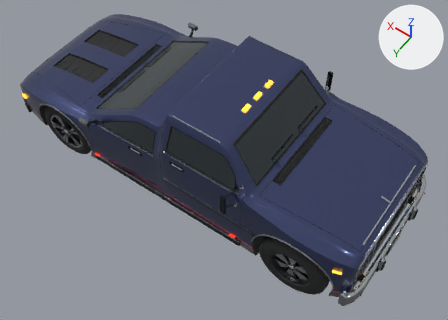
Before and after pictures for a commit that changed the glTF model godot/assets/vehicles/models/nightshift/nightshift_blueprint.glb.
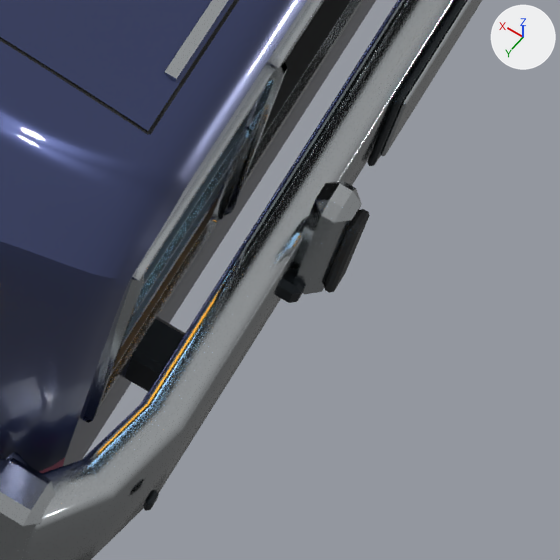
The first picture shows the older version from a camera (50 mm lens) standing at (-3.01, 4.01, 6.46) and looking at (-0.3, 0.21, 0.49). The close-ups show the older and then the newer version on the part from 77% to 91% of the width and 74% to 94% of the height of that picture. Only the edits that show in the close-ups are written down. The lights are fixed; the arrows at upper right show +X, +Y and +Z. Where no turn or scale is listed for an object, it has been applied to the vertices. Vertices at exactly the same position are counted once.

Before the edit, the objects in view are built like this:
```python
ob_body_nightshiftshell_001 = bpy.data.objects.new('Body_NightshiftShell.001', me_body_nightshiftshell_mesh_002)
ob_body_nightshiftshell_001.location = (0.0, 0.0, 0.0)
ob_detail_brushedmetal = bpy.data.objects.new('Detail_BrushedMetal', me_detail_brushedmetal_mesh)
ob_detail_brushedmetal.location = (0.0, 0.0, 0.0)
ob_detail_gunmetal = bpy.data.objects.new('Detail_Gunmetal', me_detail_gunmetal_mesh)
ob_detail_gunmetal.location = (-2.405, -0.62, 0.43)
ob_detail_rubber = bpy.data.objects.new('Detail_Rubber', me_detail_rubber_mesh)
ob_detail_rubber.location = (-2.537, -0.4, 0.52)
```
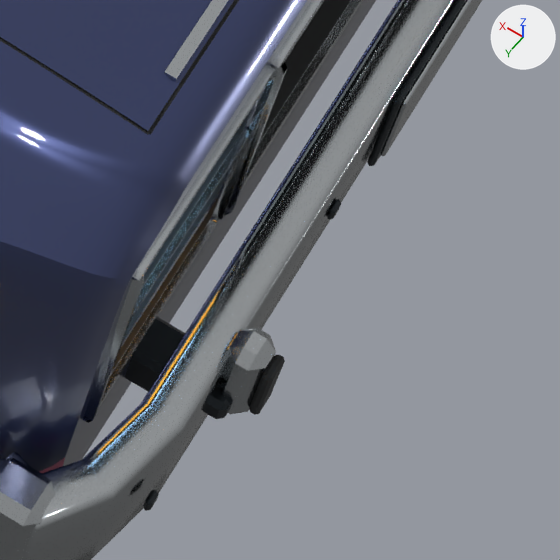
Where the newer file only moved an object's origin or applied its transform, the numbers keep the older frame.

Changed parts and their boxes [x1, y1, x2, y2] in the close-ups (560 x 560 px; the box of a moved part takes in the faces that stretch with it):
'Detail_Rubber', reshaped: before [324, 209, 370, 293]; after [249, 355, 285, 415]
part 1 of me_detail_brushedmetal_mesh, moved or reshaped: before [291, 181, 362, 294]; after [218, 328, 276, 414]
part 2 of me_detail_gunmetal_mesh, moved or reshaped: before [277, 270, 303, 303]; after [204, 386, 231, 419]

The change, as a list of edits to the scene's bpy script:
```text
Change me_detail_brushedmetal_mesh:
    where me_detail_brushedmetal_mesh.from_pydata(...)  # 1584 vertices, 3032 faces; spans x -2.53..2.6, y -1.0..1.0, z 0.31..1.61
    used by ob_detail_brushedmetal; location = (0.0, 0.0, 0.0)
    me_detail_brushedmetal_mesh part 1: the loose piece of 24 vertices spanning x -2.53..-2.48, y 0.37..0.43, z 0.41..0.63 is scaled about its middle by (1, 1, 0.65), then moved by (0.0, 0.2, -0.04)
Change me_detail_gunmetal_mesh:
    where me_detail_gunmetal_mesh.from_pydata(...)  # 784 vertices, 1456 faces; spans x -0.1..5.22, y -0.5..1.74, z -0.21..0.86
    used by ob_detail_gunmetal; location = (-2.405, -0.62, 0.43)
    me_detail_gunmetal_mesh part 2: the loose piece of 24 vertices spanning x -0.1..-0.01, y 0.97..1.06, z -0.02..0.02 is moved by (0.0, 0.2, 0.0)
Change me_detail_rubber_mesh:
    used by ob_detail_rubber; location = (-2.537, -0.4, 0.52)
    remove me_detail_rubber_mesh.from_pydata(...)  # 168 vertices, 308 faces; spans x -0.01..5.37, y -0.22..0.86, z -0.26..0.71
    add me_detail_rubber_mesh.from_pydata(...)  # 168 vertices, 308 faces; spans x -0.01..5.37, y -0.22..1.02, z -0.26..0.71
    me_detail_rubber_mesh part 3: the loose piece of 24 vertices spanning x -0.01..0.01, y 0.78..0.82, z -0.08..0.08 is scaled about its middle by (1, 1, 0.612), then moved by (0.0, 0.2, -0.04)
    other edits to the shape of me_detail_rubber_mesh do not show in these pictures
```
